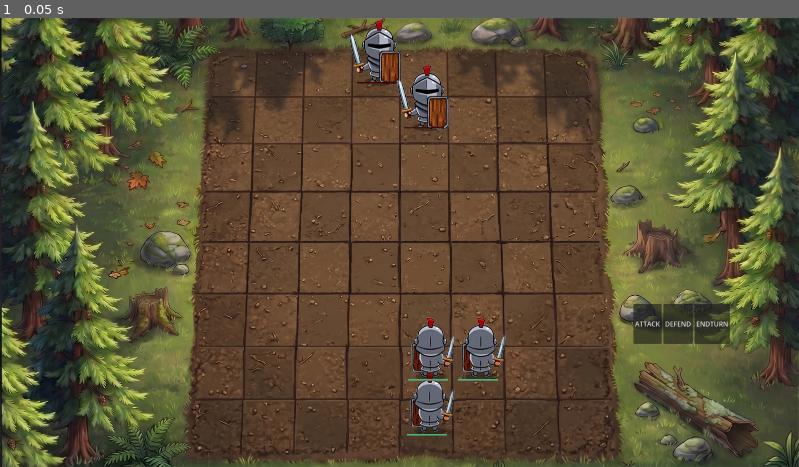
Above: before the commit, frame 1.
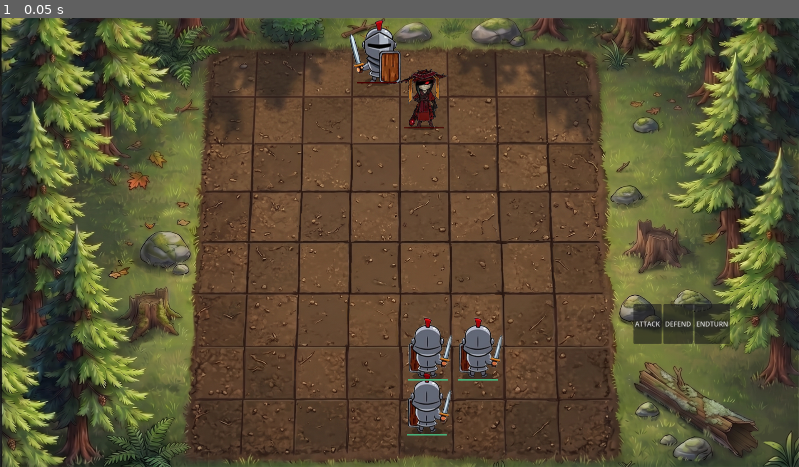
Above: after the commit, the same moment.

Repository: Liebe-dev/game-jam-kreardor-team
Game: Godot game, scene res://board.tscn
Same seed, same stepped clock (60 frames per second), same inputs: the game is played once before the commit and once after it.
Inputs:
- Up to frame 1 (0.05 s): no input

The runs differ from the first frame. In frame 1, 1.6% of the frame differs, in the area x 49-64%, y 10-93%.

Commit message:
ajustment sprite

Diff:
--- a/Bishop.tscn
+++ b/Bishop.tscn
@@ -8,5 +8,6 @@
 damage = 35
 
 [node name="Sprite2D" parent="." index="0" unique_id=286426425]
+position = Vector2(4, -47)
 texture = ExtResource("2_wqw4l")
-frame = 0
+frame = 3
--- a/Knight.tscn
+++ b/Knight.tscn
@@ -8,5 +8,5 @@
 damage = 30
 
 [node name="Sprite2D" parent="." index="0" unique_id=286426425]
+position = Vector2(-6, -47)
 texture = ExtResource("2_ii6qd")
-frame = 0
--- a/Pawn.tscn
+++ b/Pawn.tscn
@@ -17,7 +17,6 @@
 position = Vector2(0, -47)
 texture = ExtResource("2_iexdo")
 hframes = 4
-frame = 3
 
 [node name="HealthBar" type="ProgressBar" parent="." unique_id=1792561652]
 anchors_preset = 8
--- a/Queen.tscn
+++ b/Queen.tscn
@@ -1,7 +1,13 @@
 [gd_scene format=3 uid="uid://y7uxosjnr4ui"]
 
 [ext_resource type="PackedScene" uid="uid://qtgv1mmnvanv" path="res://Pawn.tscn" id="1_wkdk7"]
+[ext_resource type="Texture2D" uid="uid://dned8wkqao70" path="res://queen_sheet.png" id="2_6r3y7"]
 
 [node name="Pawn" unique_id=271536388 instance=ExtResource("1_wkdk7")]
 max_health = 300
 damage = 35
+
+[node name="Sprite2D" parent="." index="0" unique_id=286426425]
+position = Vector2(-5, -47)
+texture = ExtResource("2_6r3y7")
+frame = 3
--- a/Rook.tscn
+++ b/Rook.tscn
@@ -7,5 +7,6 @@
 max_health = 200
 
 [node name="Sprite2D" parent="." index="0" unique_id=286426425]
+position = Vector2(-7, -47)
 texture = ExtResource("2_tl03q")
-frame = 0
+frame = 3
Binary file changed: bishop_sheet.png
Binary file changed: pawn_sheet.png
Binary file added: queen_sheet.png
Not shown, added: queen_sheet.png.import
